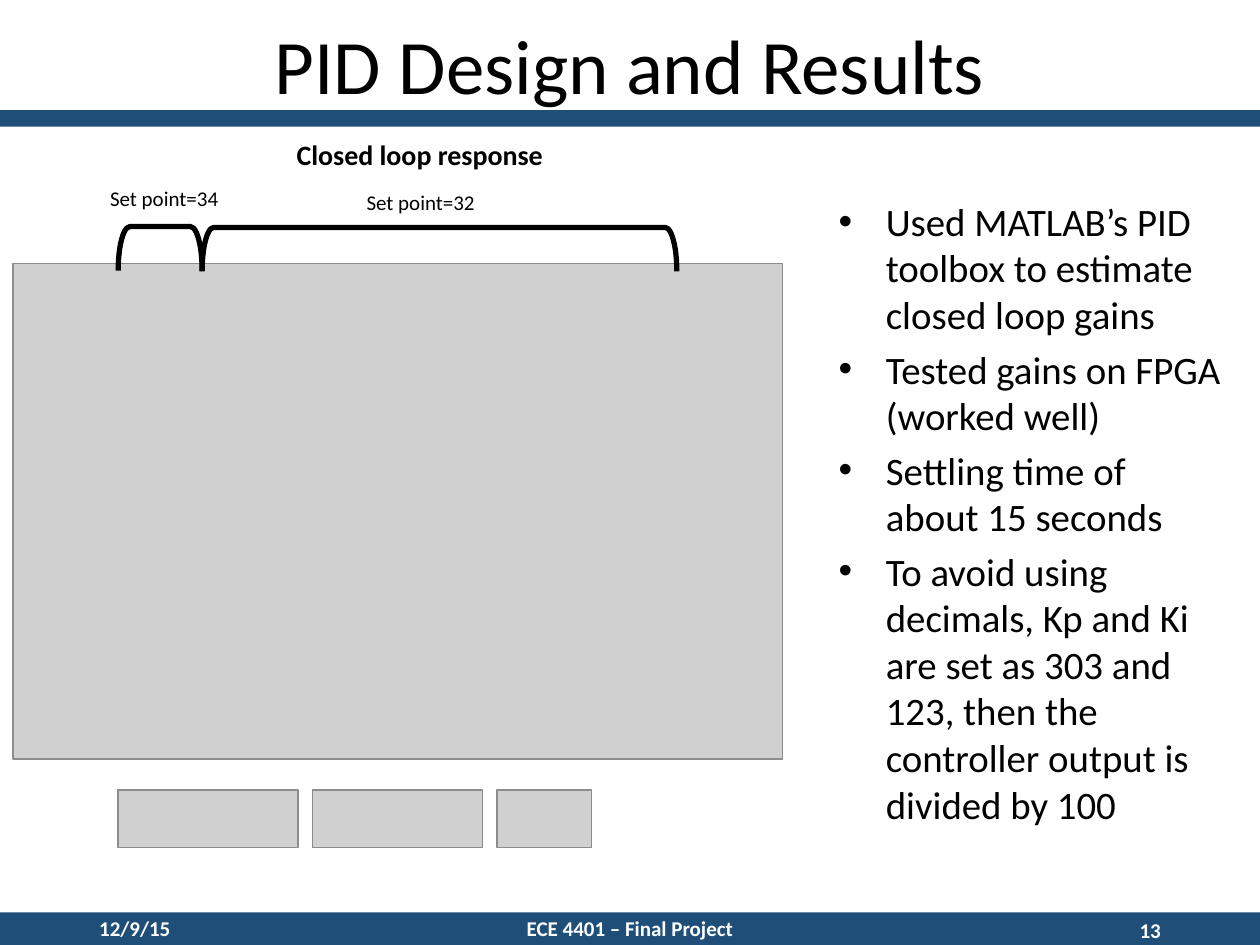
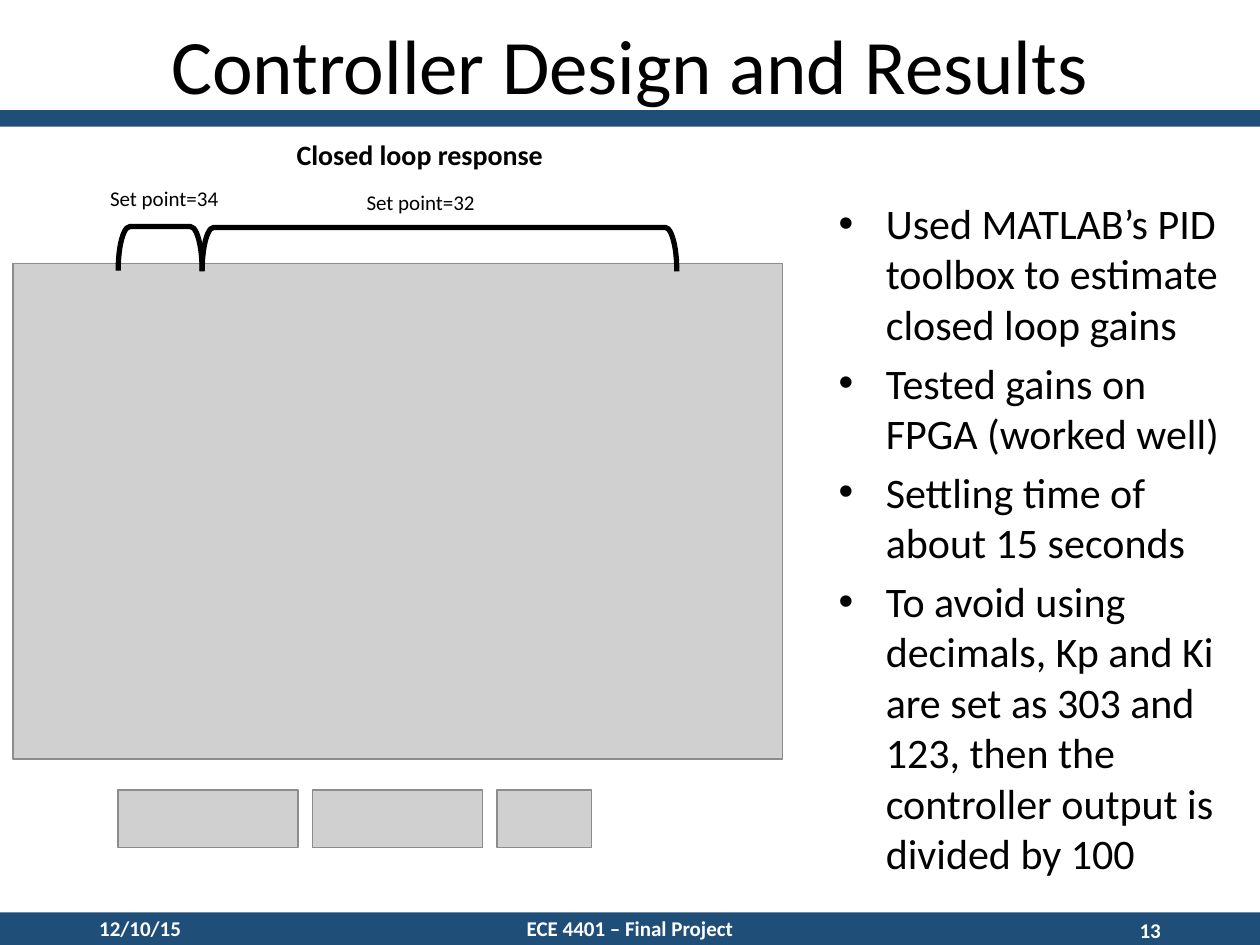
Before and after one commit to paquettedavid/FPGATemperaturePIDController, a slide deck: slide 13 of Documentation/DesignPresentation.pptx. Drawn at 1260x945 pixels with LibreOffice and Linux fonts; fonts in the diff are those of the drawing; grey boxes stand for pictures. Boxes give left, top, right and bottom in pixels: in the first picture for what was removed or moved away, otherwise in the second. Text is boxed around its words. In the diff, an @@ line names an element or a change of style, - is before the commit and + after.

```diff
--- a/Documentation/DesignPresentation.pptx
+++ b/Documentation/DesignPresentation.pptx
@@ text at <box>171,40,1088,112</box>: text changed @@
-PID Design and Results
+Controller Design and Results
@@ text "Used MATLAB’s PID toolbox to ..." at <box>886,209,1219,876</box>: size 22.2 to 24 pt @@
@@ text at <box>99,921,181,937</box>: text changed @@
-12/9/15
+12/10/15
```
Also in this commit, not shown: 14 other slides changed, 4 other files.
